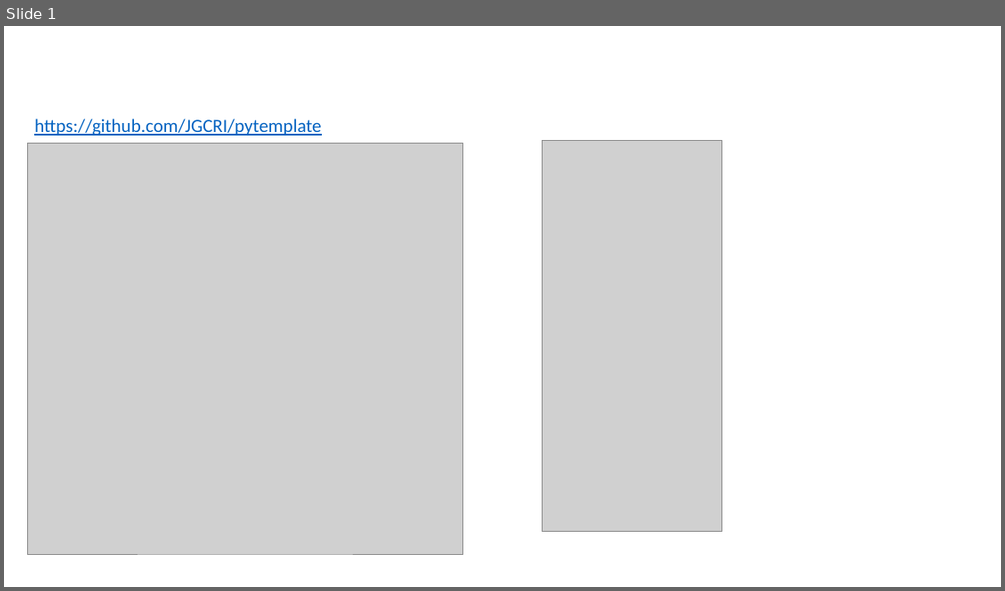
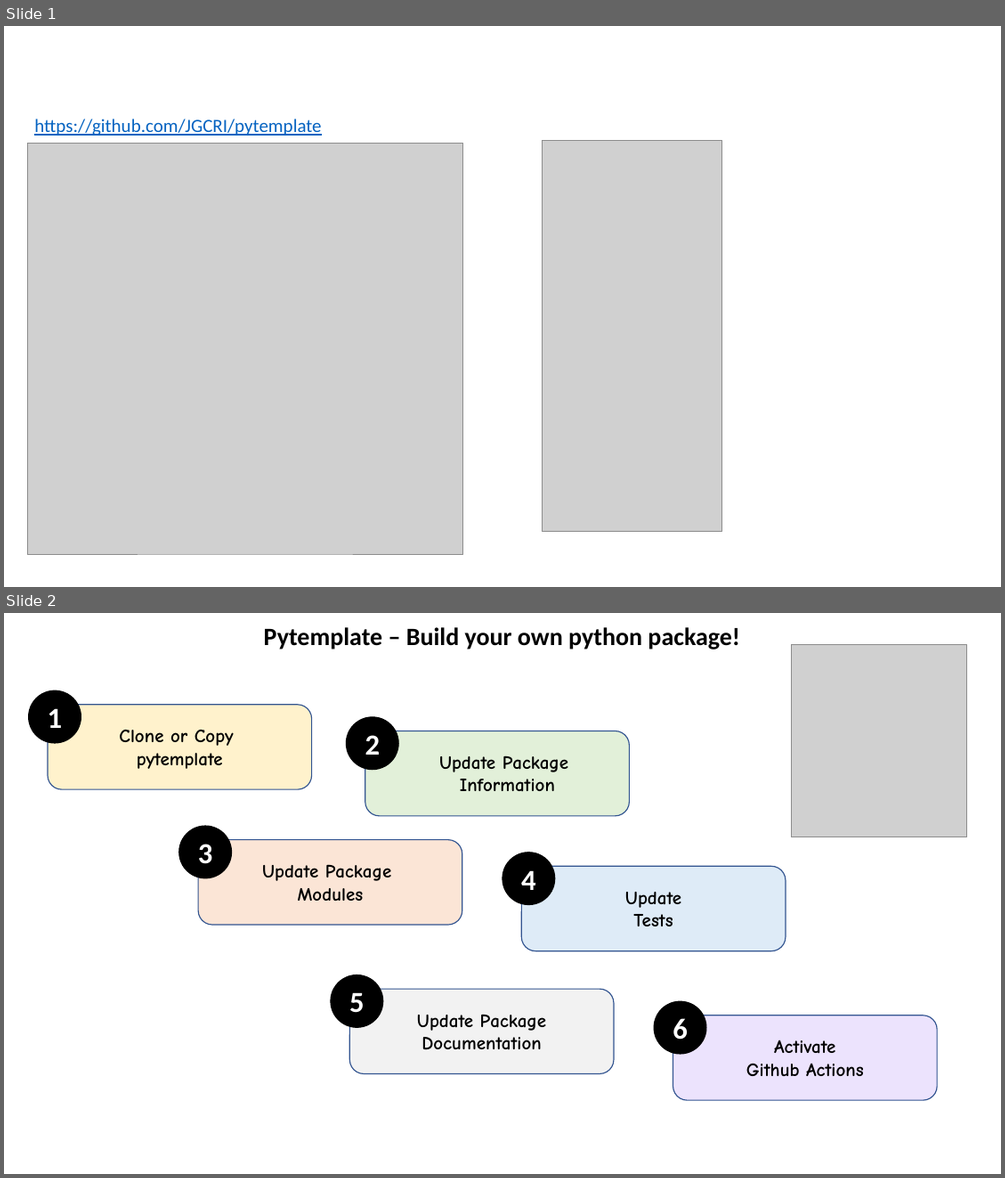
Before and after one commit to JGCRI/pytemplate, a slide deck: extras/figures.pptx. Shown one above the other, each under a label of ours: slide 1 before the commit, slides 1 and 2 after it. The pictures are 1005x591 and 1005x1178 pixels, drawn with LibreOffice and Linux fonts; fonts in the diff are those of the drawing; grey boxes stand for pictures. Boxes give left, top, right and bottom in pixels: in the first picture for what was removed or moved away, otherwise in the second. Text is boxed around its words. In the diff, an @@ line names an element or a change of style, - is before the commit and + after.

```diff
--- a/extras/figures.pptx
+++ b/extras/figures.pptx
@@ slide 2 added at <box>4,613,1001,1174</box>, background #FFFFFF @@
@@ text added at <box>264,627,740,649</box>, 24 pt, text #000000, bold @@
+Pytemplate – Build your own python package!
@@ picture added at <box>792,644,967,837</box> @@
@@ ellipse added at <box>29,690,81,743</box>, fill #000000, outline #000000 1 pt, 28 pt, text #FFFFFF, bold @@
+1
@@ rounded rectangle added at <box>48,705,311,789</box>, fill #FFF2CC, outline #325491 1 pt @@
@@ ellipse added at <box>347,717,399,770</box>, fill #000000, outline #000000 1 pt, 28 pt, text #FFFFFF, bold @@
+2
@@ text added at <box>119,729,234,769</box>, 18 pt, text #000000, bold @@
+Clone or Copy
+pytemplate
@@ rounded rectangle added at <box>365,731,629,817</box>, fill #E2F0D9, outline #325491 1 pt @@
@@ text added at <box>439,755,569,792</box>, 18 pt, text #000000, bold @@
+Update Package
+Information
@@ ellipse added at <box>179,826,231,878</box>, fill #000000, outline #000000 1 pt, 28 pt, text #FFFFFF, bold @@
+3
@@ rounded rectangle added at <box>198,840,462,925</box>, fill #FBE5D6, outline #325491 1 pt @@
@@ ellipse added at <box>502,852,555,905</box>, fill #000000, outline #000000 1 pt, 28 pt, text #FFFFFF, bold @@
+4
@@ text added at <box>262,864,392,900</box>, 18 pt, text #000000, bold @@
+Update Package
+Modules
@@ rounded rectangle added at <box>521,867,785,952</box>, fill #DEEBF7, outline #325491 1 pt @@
@@ text added at <box>625,892,681,926</box>, 18 pt, text #000000, bold @@
+Update
+Tests
@@ ellipse added at <box>331,975,383,1027</box>, fill #000000, outline #000000 1 pt, 28 pt, text #FFFFFF, bold @@
+5
@@ rounded rectangle added at <box>349,989,614,1074</box>, fill #F2F2F2, outline #325491 1 pt @@
@@ ellipse added at <box>654,1001,706,1054</box>, fill #000000, outline #000000 1 pt, 28 pt, text #FFFFFF, bold @@
+6
@@ text added at <box>417,1013,547,1050</box>, 18 pt, text #000000, bold @@
+Update Package
+Documentation
@@ rounded rectangle added at <box>673,1015,938,1101</box>, fill #ECE3FD, outline #325491 1 pt @@
@@ text added at <box>746,1039,864,1076</box>, 18 pt, text #000000, bold @@
+Activate
+Github Actions
```
Also in this commit, not shown: 2 slides changed, 1 other slide added, 6 other files.
